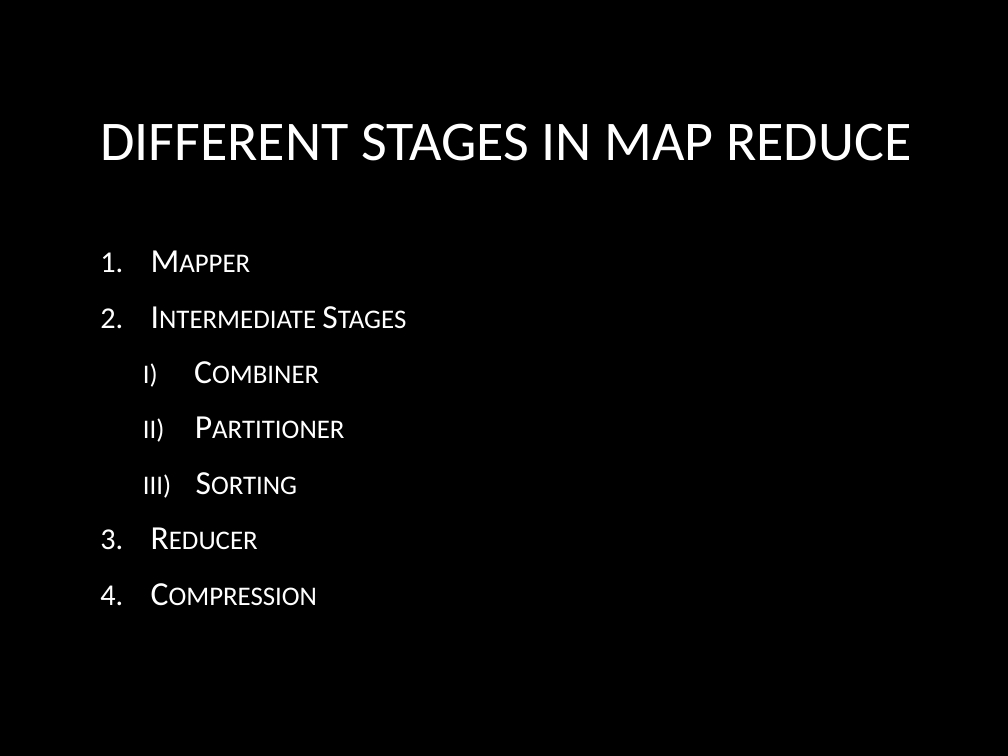
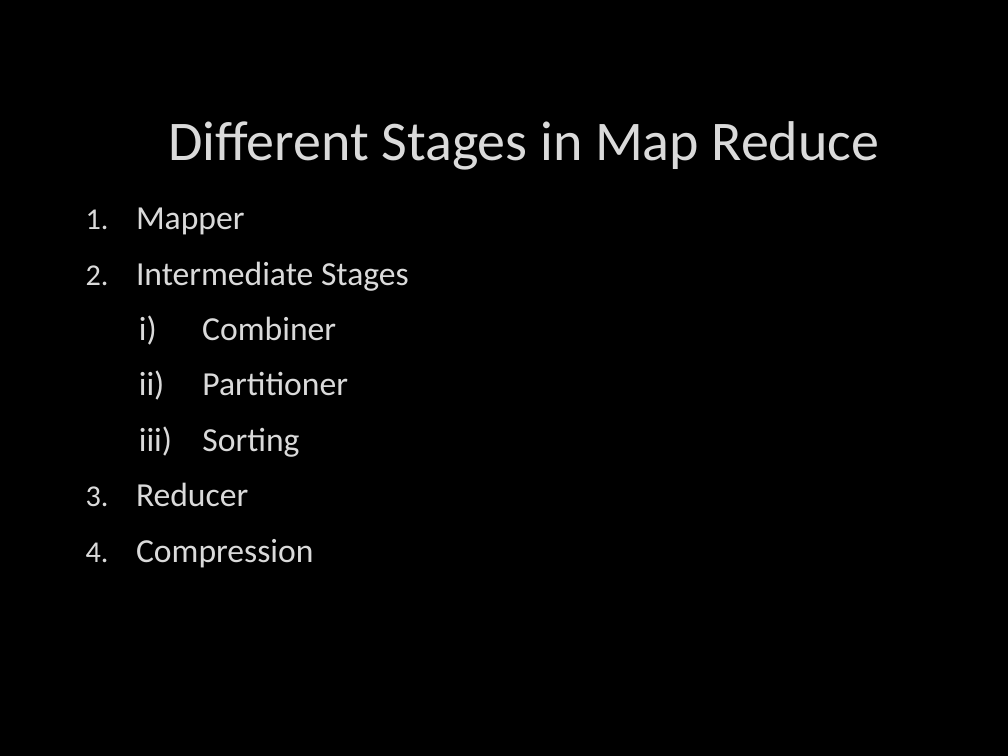
Before and after one commit to deshabhakt/Sem-II, a slide deck: slide 6 of BigDataAnalytics/Seminar/Final-everything/Team-3-BigDataAnalytics.pptx. Drawn at 1008x756 pixels with LibreOffice and Linux fonts; fonts in the diff are those of the drawing; background and template pictures are left out. Boxes give left, top, right and bottom in pixels: in the first picture for what was removed or moved away, otherwise in the second. Text is boxed around its words. In the diff, an @@ line names an element or a change of style, - is before the commit and + after.

```diff
--- a/BigDataAnalytics/Seminar/Final-everything/Team-3-BigDataAnalytics.pptx
+++ b/BigDataAnalytics/Seminar/Final-everything/Team-3-BigDataAnalytics.pptx
@@ title at [168,121,879,170]: text changed; text colour gradient #FFFFFF to #BFBFBF to #DADADA @@
-DIFFERENT STAGES IN MAP REDUCE
+Different Stages in Map Reduce
@@ text "Mapper": place and size @@
-text "Mapper" at [143,306,171,498]
+text "Mapper" at [136,207,409,568]
@@ text "Mapper" at [136,207,409,568]: text colour gradient #FFFFFF to #BFBFBF to #DADADA, letter outline none to #404040 0.75 pt, small capitals off; bullet colour #FFFFFF to #DADADA; vertical alignment middle to top @@
```
Also in this commit, not shown: 29 other slides changed, 57 other files.
